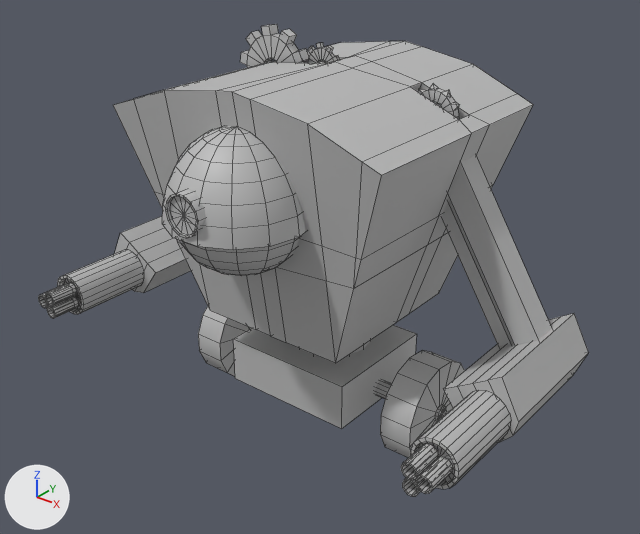
The FBX model QUATER 1.4 project/Assets/FBX/Enemy/Enemy_Ranged_NoAnim.fbx as it was, and as the next commit left it.
Camera for both pictures: a 50 mm lens placed at (6.54, -3.29, 2.9), pointed at (4.01, -0.13, 0.94). The lights are fixed; the arrows at lower left show +X, +Y and +Z. Mesh edges are drawn as thin lines. Where no turn or scale is listed for an object, it has been applied to the vertices.
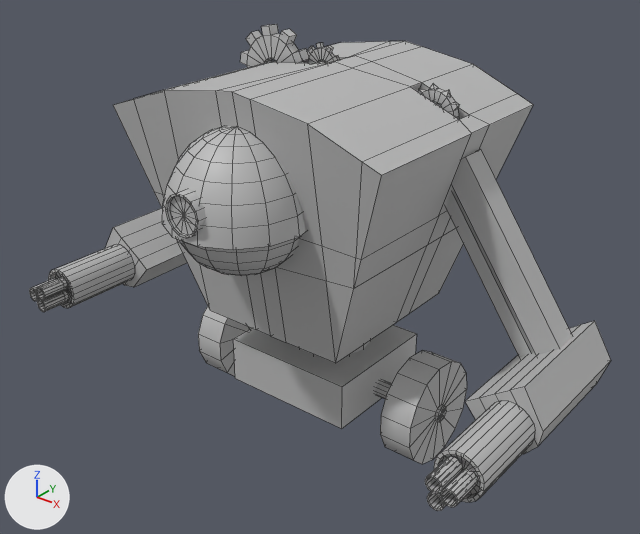
Commit message: fixed enemy models

Where the newer file only moved an object's origin or applied its transform, the numbers keep the older frame.

What differs and where, as boxes [x1, y1, x2, y2] in the pictures (640 x 534 px; the box of a moved part takes in the faces that stretch with it):
'polySurface24', reshaped: before [38, 24, 588, 496]; after [29, 24, 611, 511]
part 1 of me_mesh, added: after [434, 402, 535, 502]
part 2 of me_mesh, moved or reshaped: before [402, 478, 421, 496]; after [427, 492, 446, 511]
part 3 of me_mesh, moved or reshaped: before [401, 443, 438, 480]; after [440, 469, 478, 507]
part 4 of me_mesh, moved or reshaped: before [448, 155, 552, 346]; after [452, 149, 573, 355]
part 5 of me_mesh, moved or reshaped: before [442, 201, 513, 347]; after [446, 191, 534, 357]
part 6 of me_mesh, moved or reshaped: before [46, 296, 79, 318]; after [29, 278, 56, 301]
part 7 of me_mesh, moved or reshaped: before [114, 216, 191, 293]; after [105, 208, 187, 287]
part 8 of me_mesh, moved or reshaped: before [38, 250, 144, 314]; after [36, 244, 134, 312]
part 9 of me_mesh, cut back: before [410, 313, 588, 494]; after [425, 321, 611, 494]

The change in detail:
me_mesh is used by ob_polysurface24; location (3.942, -0.123, 1.023).
me_mesh had 1643 vertices, 1492 faces and spanned x -1.32..1.32, y -0.86..0.86, z -1.03..1.03.
me_mesh now has 1643 vertices, 1492 faces and spans x -1.39..1.43, y -0.86..0.86, z -1.03..1.03.
me_mesh part 1: the loose piece of 81 vertices spanning x 1.05..1.28, y -0.66..-0.23, z -0.49..-0.26 is copied, and the copy is moved by (0.11, 0.0, -0.01); it spans x 1.17..1.39, y -0.66..-0.23, z -0.5..-0.27.
me_mesh part 2: the loose piece of 52 vertices spanning x 1.11..1.19, y -0.8..-0.65, z -0.45..-0.37 is moved by (0.12, 0.0, -0.01).
me_mesh part 3: the loose piece of 52 vertices spanning x 1.1..1.18, y -0.8..-0.65, z -0.37..-0.3 is moved by (0.18, 0.0, -0.04).
me_mesh part 4: the loose piece of 8 vertices spanning x 0.57..1.21, y 0.17..0.31, z -0.29..0.63 is scaled about its middle by (1.07, 1, 0.968), then moved by (0.09, 0.0, -0.02).
me_mesh part 5: the loose piece of 8 vertices spanning x 0.47..1.06, y 0.21..0.27, z -0.35..0.54 is scaled about its middle by (1.08, 1, 0.968), then moved by (0.09, 0.0, -0.03).
me_mesh part 6: the loose piece of 52 vertices spanning x -1.19..-1.11, y -0.8..-0.65, z -0.45..-0.38 is moved by (-0.14, 0.0, 0.06).
me_mesh part 7: the loose piece of 23 vertices spanning x -1.32..-0.95, y -0.23..0.48, z -0.53..-0.17 is turned 4.4 degrees about the y axis through its middle, then moved by (-0.08, 0.0, 0.01).
me_mesh part 8: 16 vertices moved from x -1.25..-1.17, y -0.8..-0.65, z -0.39..-0.34 to x -1.25..-1.19, y -0.8..-0.65, z -0.37..-0.3; 160 vertices removed from x -1.28..-1.05, y -0.8..-0.23, z -0.49..-0.27; 160 vertices added at x -1.36..-1.13, y -0.8..-0.23, z -0.48..-0.25.
me_mesh part 9: 1 vertex moved within x 1.19, y -0.23, z -0.26; 150 vertices removed from x 0.95..1.32, y -0.8..0.48, z -0.52..-0.16; 69 vertices added at x 1.06..1.43, y -0.8..0.48, z -0.52..-0.17.
